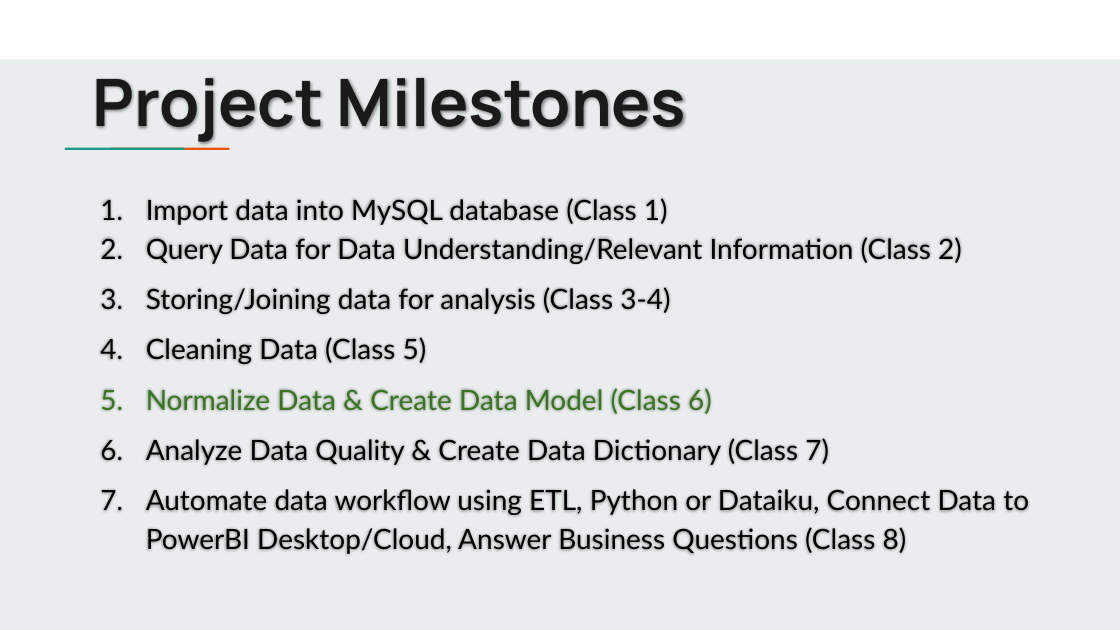
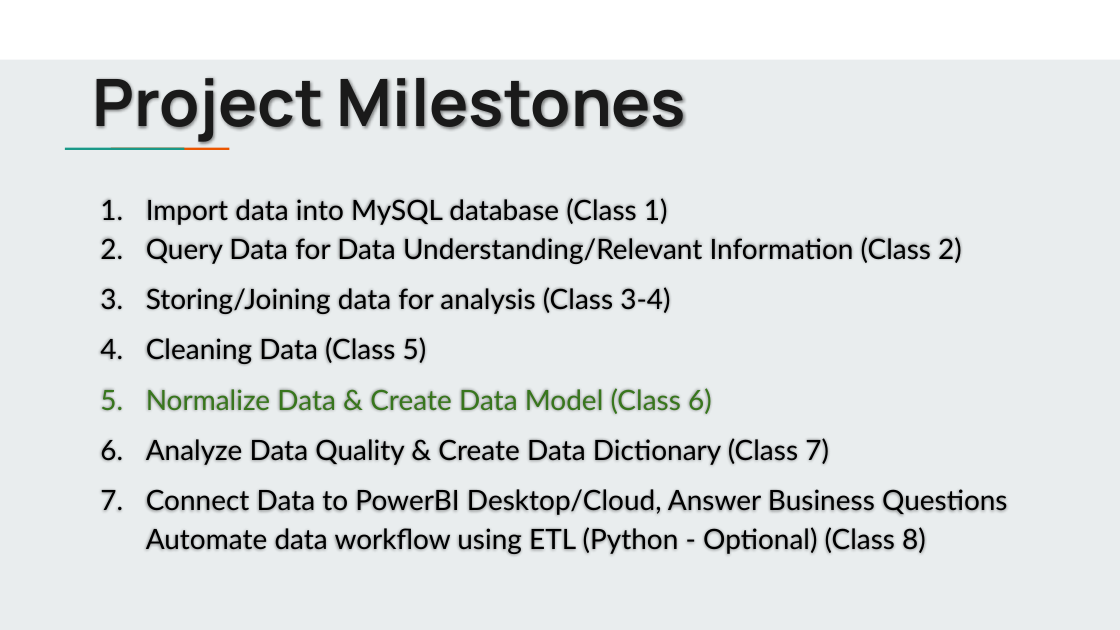
Before and after one commit to jbergmann56/OSDA-DataManipulationAndManagement, a slide deck: slide 3 of Lectures/Structuring & Modeling Data (6).pptx. Drawn at 1120x630 pixels with LibreOffice and Linux fonts; fonts in the diff are those of the drawing. Boxes give left, top, right and bottom in pixels: in the first picture for what was removed or moved away, otherwise in the second. Text is boxed around its words. In the diff, an @@ line names an element or a change of style, - is before the commit and + after.

Commit message:
Class 7/29

```diff
--- a/Lectures/Structuring & Modeling Data (6).pptx
+++ b/Lectures/Structuring & Modeling Data (6).pptx
@@ text at (x1=146, y1=489, x2=1008, y2=555): text changed @@
-7. Automate data workflow using ETL, Python or Dataiku, Connect Data to PowerBI Desktop/Cloud, Answer Business Questions (Class 8)
+7. Connect Data to PowerBI Desktop/Cloud, Answer Business Questions Automate data workflow using ETL (Python - Optional) (Class 8)
```
Also in this commit, not shown: 23 other files.
